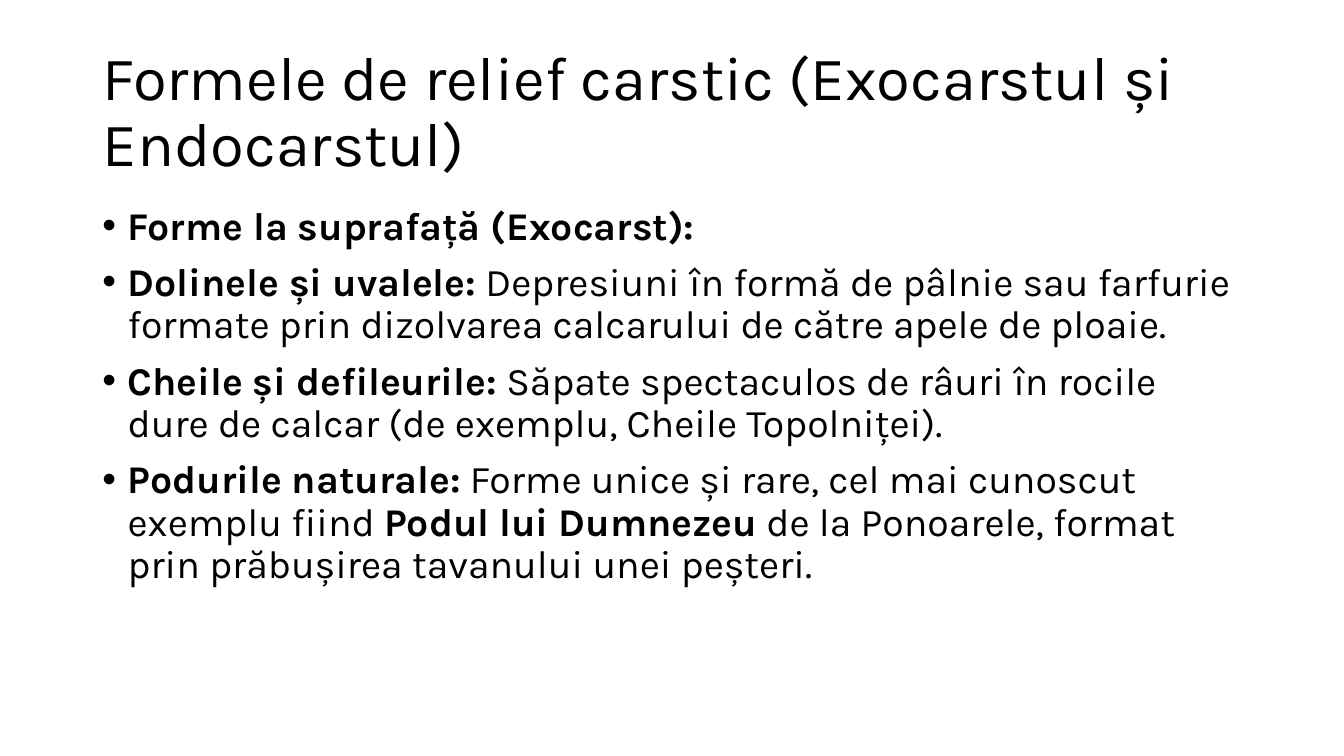
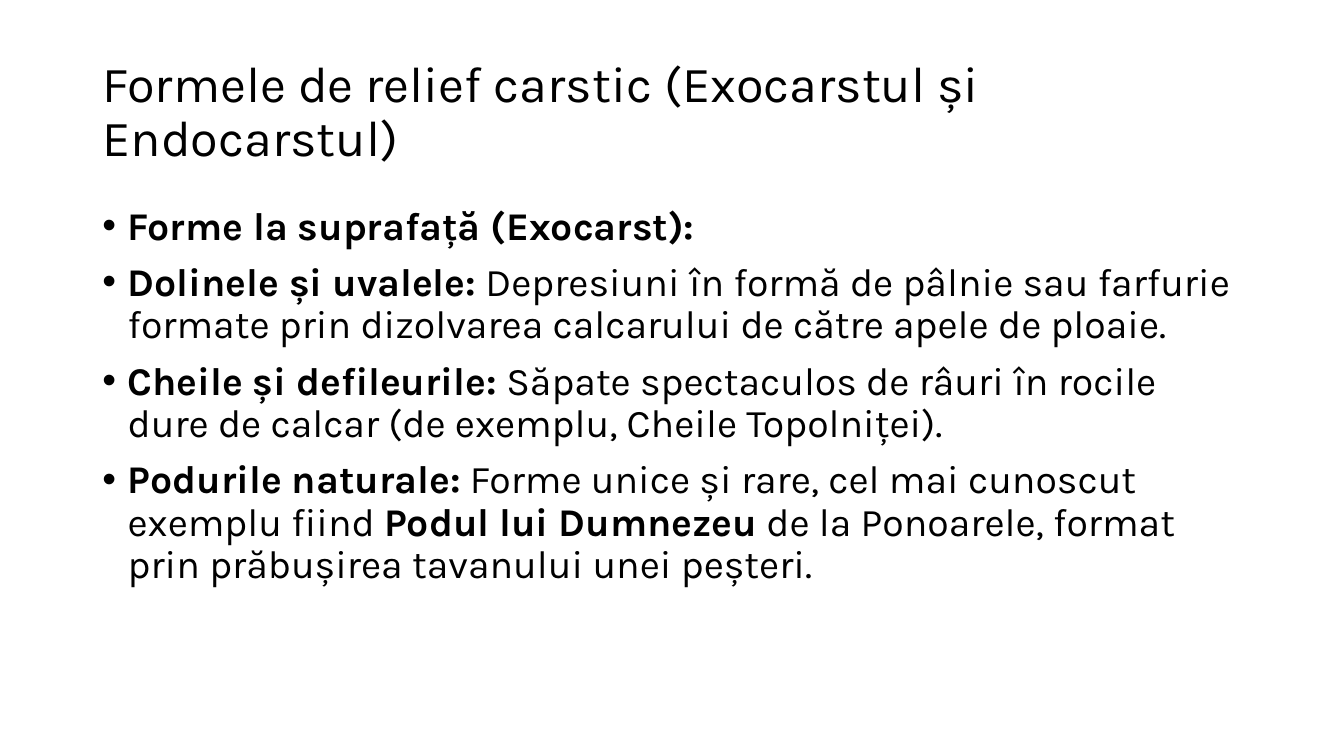
Before and after one commit to tudorioan1/pptx, a slide deck: slide 4 of presentation.pptx. Drawn at 1344x756 pixels with LibreOffice and Linux fonts; fonts in the diff are those of the drawing. Boxes give left, top, right and bottom in pixels: in the first picture for what was removed or moved away, otherwise in the second. Text is boxed around its words. In the diff, an @@ line names an element or a change of style, - is before the commit and + after.

```diff
--- a/presentation.pptx
+++ b/presentation.pptx
@@ title "Formele de relief carstic (Exocarstul ..." at (102, 65, 979, 162): size 44 to 36 pt @@
```
Also in this commit, not shown: 4 other slides changed, 1 slide added.
